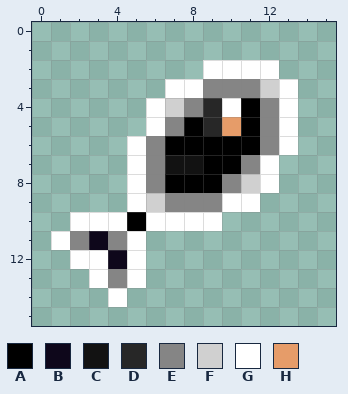
Pixel-art file -- assets/ase/sardine/16p_sardine.aseprite. The first picture shows the starting point.
16x16 pixels, 1 frame.
Palette (. is transparent): A #000000  B #0e071b  C #121212  D #272727  E #858585  F #d0d0d0  G #ffffff  H #e69c69
Pixels before, first column x 1:
 2 ........GGGG.
 3 ......GGEEEFG
 4 .....GFEDGAEG
 5 .....GEADHAEG
 6 ....GEAAAAAEG
 7 ....GECCAAEG.
 8 ....GEAAAEFG.
 9 ....GFEEEGG..
10 .GGGAGGGG....
11 GEBEG........
12 .GGBG........
13 ..GEG........
14 ...G.........
Now the later version:
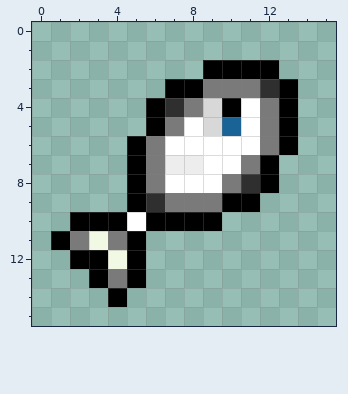
Difference:
layer "Layer 1" now hidden
layer "inverted" added
colour A: #000000 -> #ffffff
colour B: #0e071b -> #f1f8e4
colour C: #121212 -> #ededed
colour D: #272727 -> #d8d8d8
colour E: #858585 -> #7a7a7a
colour F: #d0d0d0 -> #2f2f2f
colour G: #ffffff -> #000000
colour H: #e69c69 -> #196396
